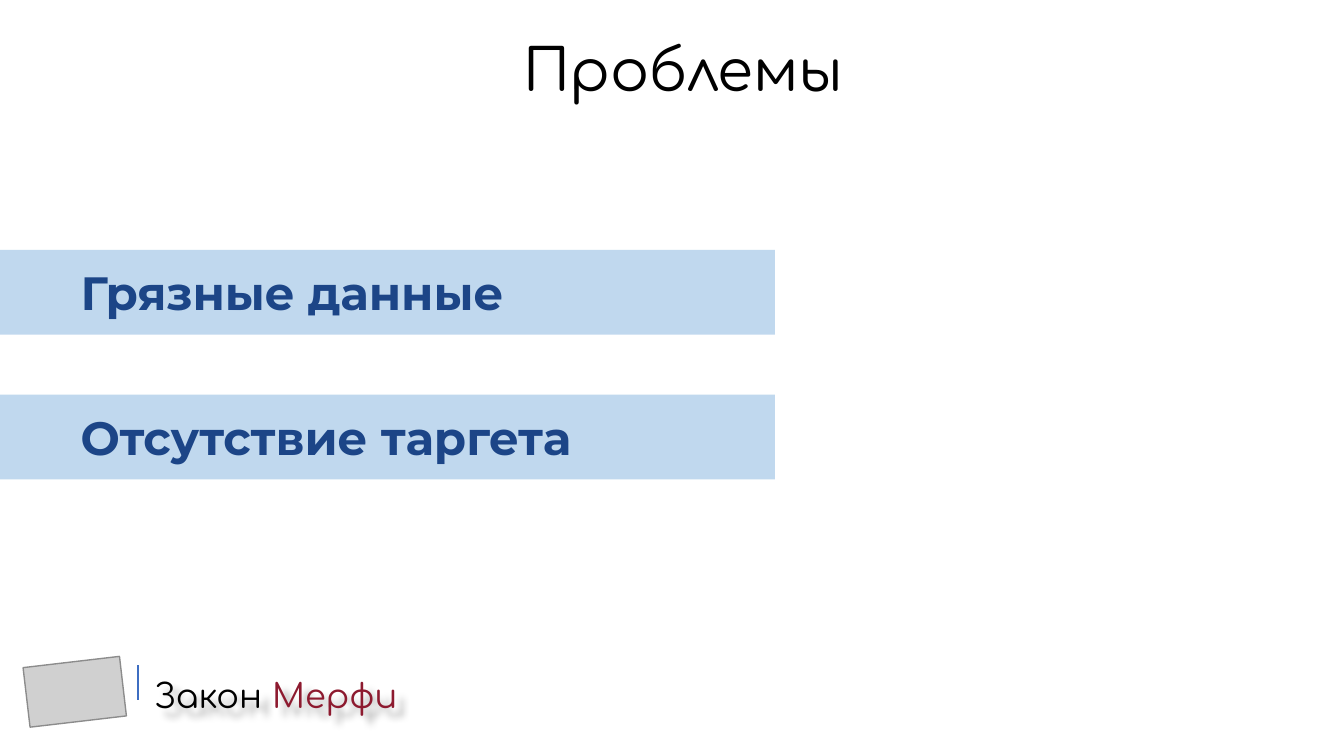
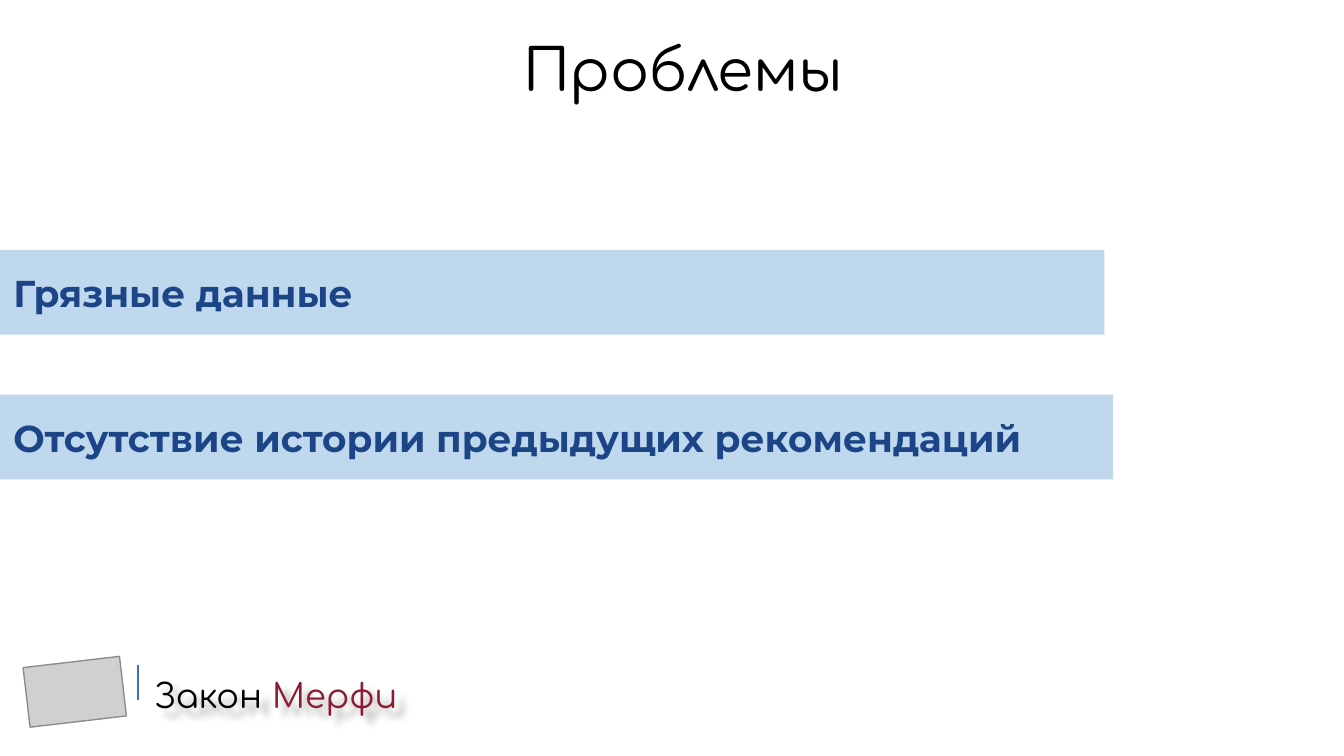
Before and after one commit to ninja-garden/hack2020.innoagency, a slide deck: slide 3 of преза_закон_мерфи_рекомендации.pptx. Drawn at 1344x756 pixels with LibreOffice and Linux fonts; fonts in the diff are those of the drawing; grey boxes stand for pictures; background and template pictures are left out. Boxes give left, top, right and bottom in pixels: in the first picture for what was removed or moved away, otherwise in the second. Text is boxed around its words. In the diff, an @@ line names an element or a change of style, - is before the commit and + after.

```diff
--- a/преза_закон_мерфи_рекомендации.pptx
+++ b/преза_закон_мерфи_рекомендации.pptx
@@ rectangle "Грязные данные" resized from (x1=0, y1=250, x2=775, y2=335) to (x1=0, y1=250, x2=1105, y2=335) @@
@@ rectangle "Грязные данные" at (x1=0, y1=250, x2=1105, y2=335): size 25 to 20 pt; indent changed @@
@@ rectangle "Отсутствие истории предыдущих рекомендаций" resized from (x1=0, y1=395, x2=775, y2=480) to (x1=0, y1=395, x2=1113, y2=480) @@
@@ text in rectangle at (x1=13, y1=424, x2=1021, y2=460): text changed; size 25 to 20 pt @@
-Отсутствие таргета
+Отсутствие истории предыдущих рекомендаций
```
Also in this commit, not shown: 1 other file.
